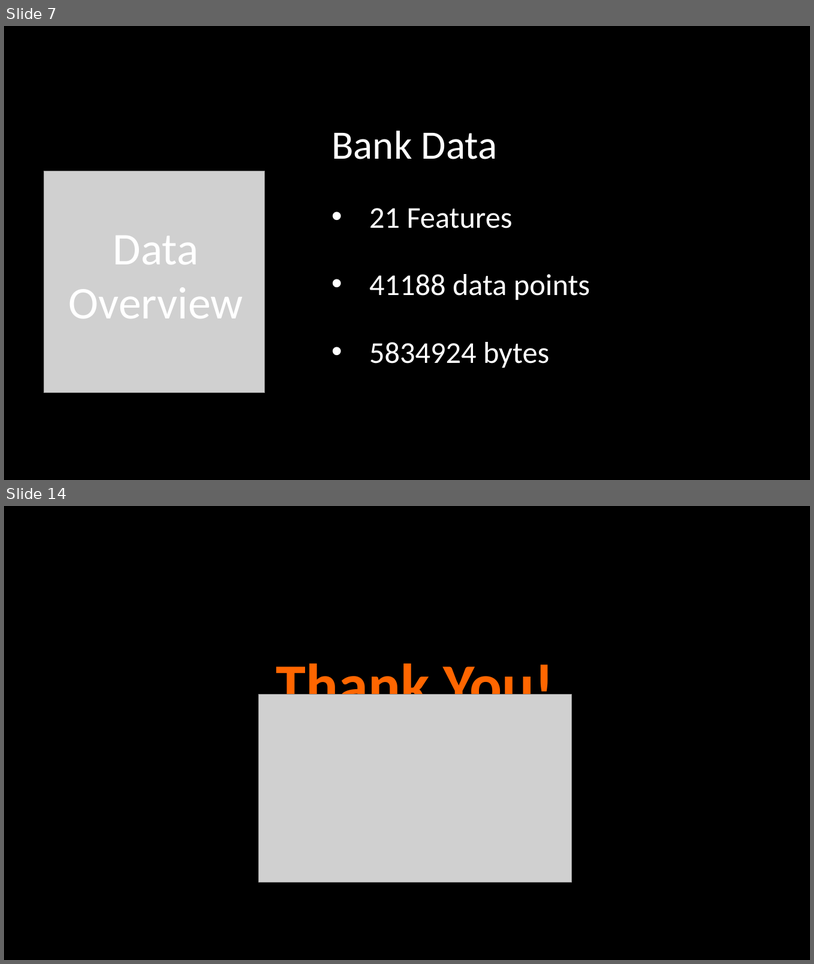
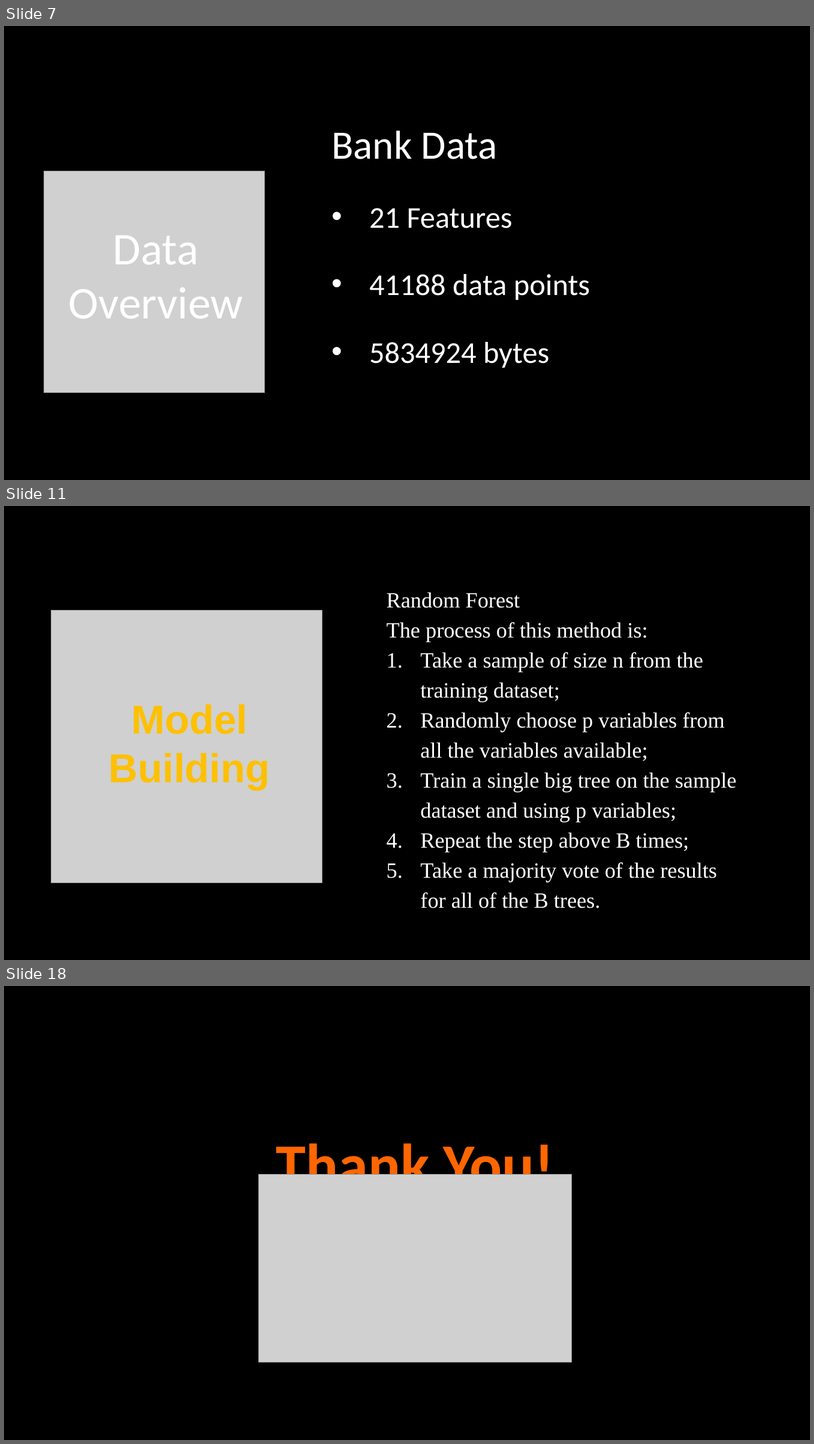
Before and after one commit to taimoorRazi/Bank-Marketing-Project, a slide deck: Week 13 - Final week/Bank Marketing Campaign Presentation.pptx. Shown one above the other, each under a label of ours: slides 7 and 14 before the commit, slides 7, 11 and 18 after it; the slides between them are not shown. The pictures are 814x964 and 814x1444 pixels, drawn with LibreOffice and Linux fonts; fonts in the diff are those of the drawing; grey boxes stand for pictures. Boxes give left, top, right and bottom in pixels: in the first picture for what was removed or moved away, otherwise in the second. Text is boxed around its words. In the diff, an @@ line names an element or a change of style, - is before the commit and + after.

```diff
--- a/Week 13 - Final week/Bank Marketing Campaign Presentation.pptx
+++ b/Week 13 - Final week/Bank Marketing Campaign Presentation.pptx
@@ slide 11 added at (4, 506, 810, 960), background #000000 @@
@@ text added at (387, 592, 737, 908), 25.9 pt, text #FFFFFF @@
+Random Forest
+The process of this method is:
+1. Take a sample of size n from the training dataset;
+2. Randomly choose p variables from all the variables available;
+3. Train a single big tree on the sample dataset and using p variables;
+4. Repeat the step above B times;
+5. Take a majority vote of the results for all of the B trees.
@@ picture added at (51, 610, 323, 882) @@
@@ text added at (109, 704, 270, 789), 48 pt, text #FFC000, bold @@
+Model Building
@@ what was slide 14 is now slide 18 @@
```
Also in this commit, not shown: 1 slide changed, 8 other slides added, 5 slides removed, 1 other file.
